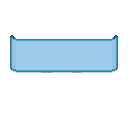
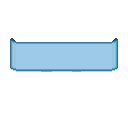
Two versions of the same layered image (128x128). Layer-by-layer changes:
painted on "Layer 2" over [10, 35, 118, 73]
